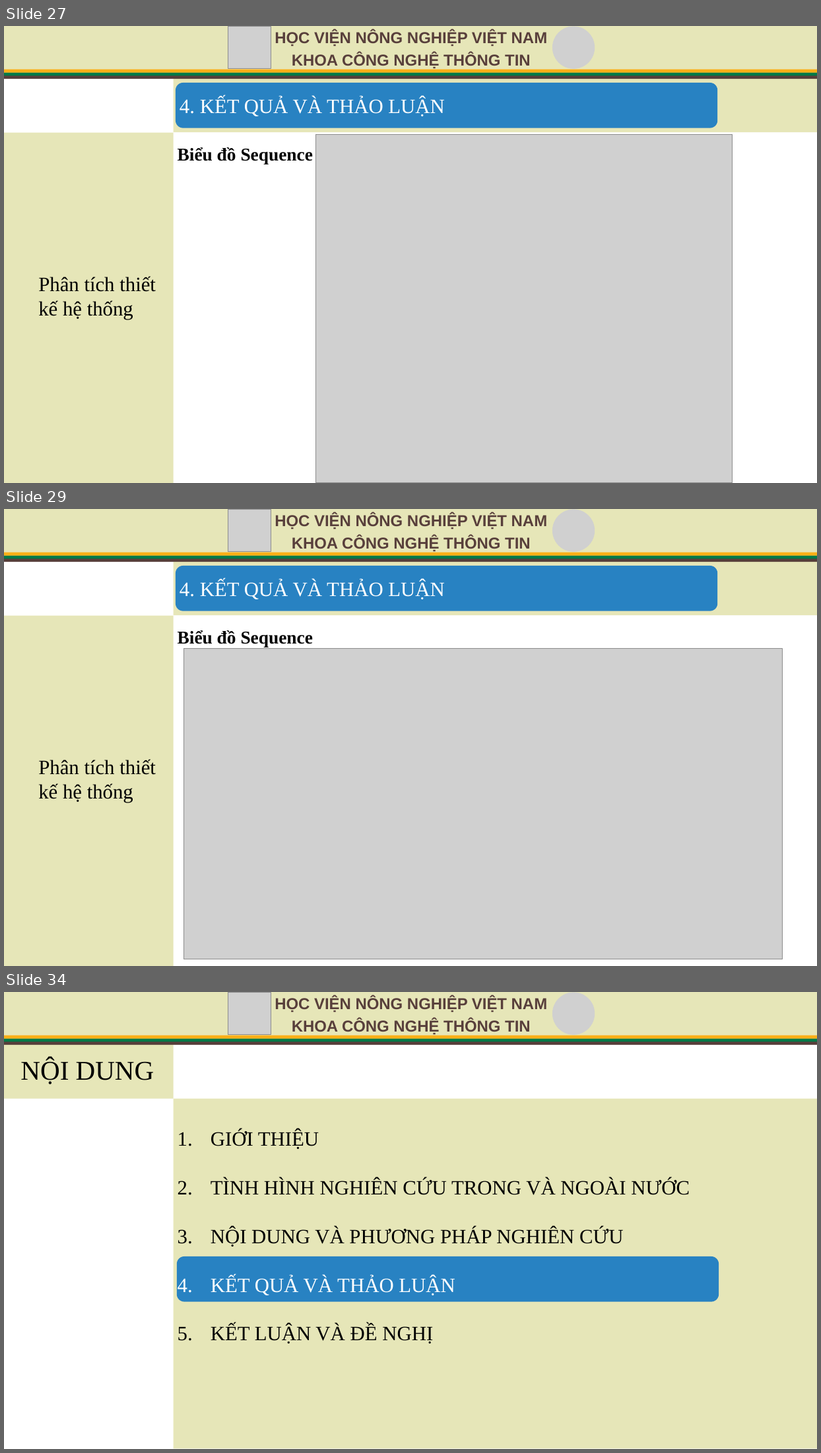
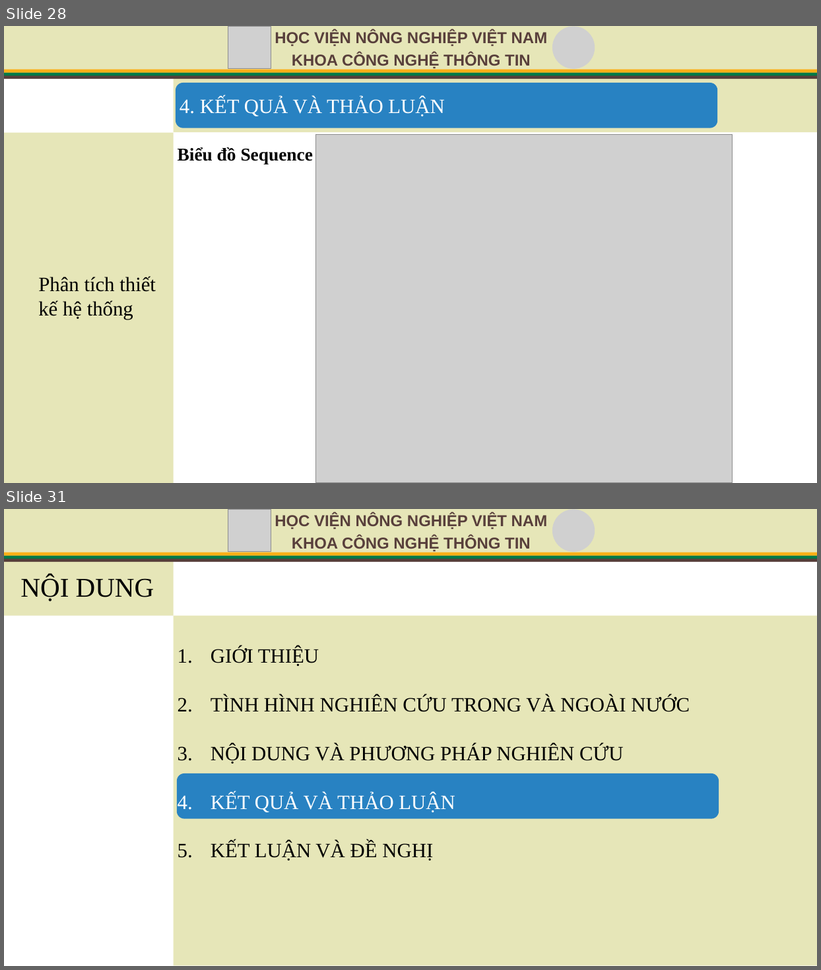
Before and after one commit to HungTran1412/veterinary-clinic-api, a slide deck: VeterinaryClinic.API/wwwroot/Document/TrinhChieu_KLTN.pptx. Shown one above the other, each under a label of ours: slides 27, 29 and 34 before the commit, slides 28 and 31 after it; the slides between them are not shown. The pictures are 821x1453 and 821x970 pixels, drawn with LibreOffice and Linux fonts; fonts in the diff are those of the drawing; grey boxes stand for pictures. Boxes give left, top, right and bottom in pixels: in the first picture for what was removed or moved away, otherwise in the second. Text is boxed around its words. In the diff, an @@ line names an element or a change of style, - is before the commit and + after.

```diff
--- a/VeterinaryClinic.API/wwwroot/Document/TrinhChieu_KLTN.pptx
+++ b/VeterinaryClinic.API/wwwroot/Document/TrinhChieu_KLTN.pptx
@@ slide 29 removed at [4, 509, 817, 966], background #FFFFFF @@
@@ picture removed at [228, 510, 270, 552] @@
@@ text removed at [275, 514, 548, 553] @@
-HỌC VIỆN NÔNG NGHIỆP VIỆT NAM
-KHOA CÔNG NGHỆ THÔNG TIN
@@ picture removed at [552, 510, 595, 552] @@
@@ group removed at [4, 509, 817, 562]: 4 rectangles @@
@@ rectangle removed at [174, 562, 817, 615] @@
@@ rounded rectangle removed at [176, 566, 717, 611] @@
@@ text removed at [180, 580, 445, 599] @@
-4. KẾT QUẢ VÀ THẢO LUẬN
@@ rectangle removed at [4, 615, 174, 966] @@
@@ text removed at [178, 630, 313, 647] @@
-Biểu đồ Sequence
@@ picture removed at [184, 648, 782, 959] @@
@@ text removed at [38, 759, 156, 803] @@
-Phân tích thiết kế hệ thống
@@ what was slide 27 is now slide 28 @@
@@ what was slide 34 is now slide 31 @@
```
Also in this commit, not shown: 12 slides changed, 4 other slides removed, 1 other file.
